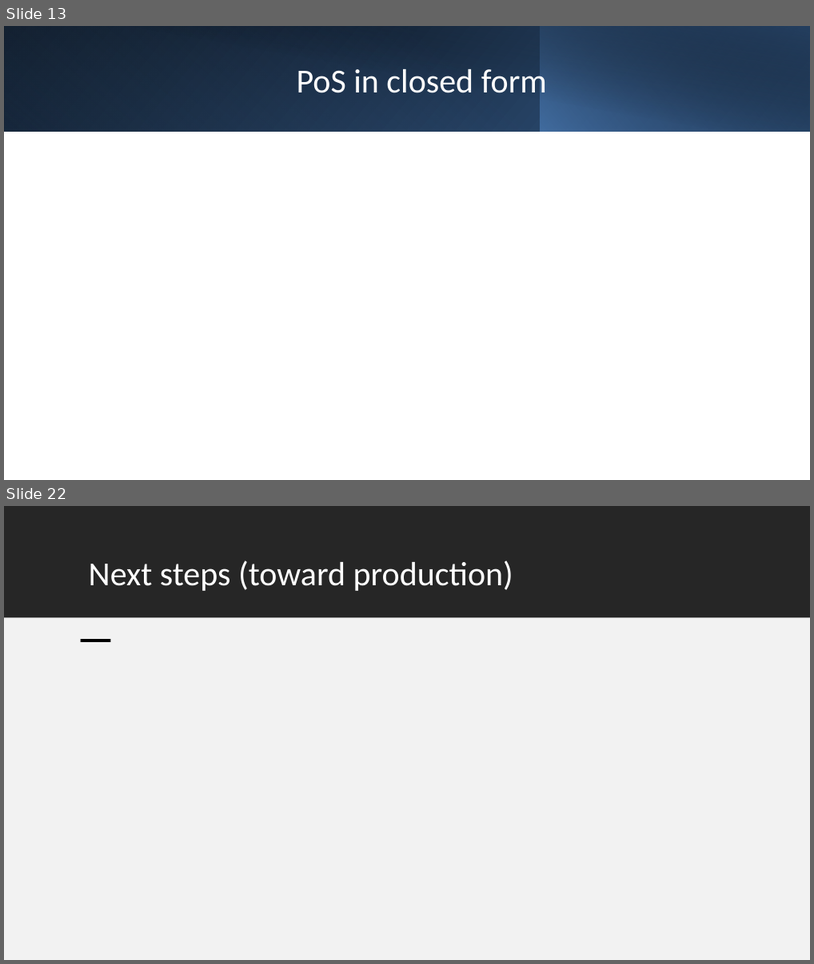
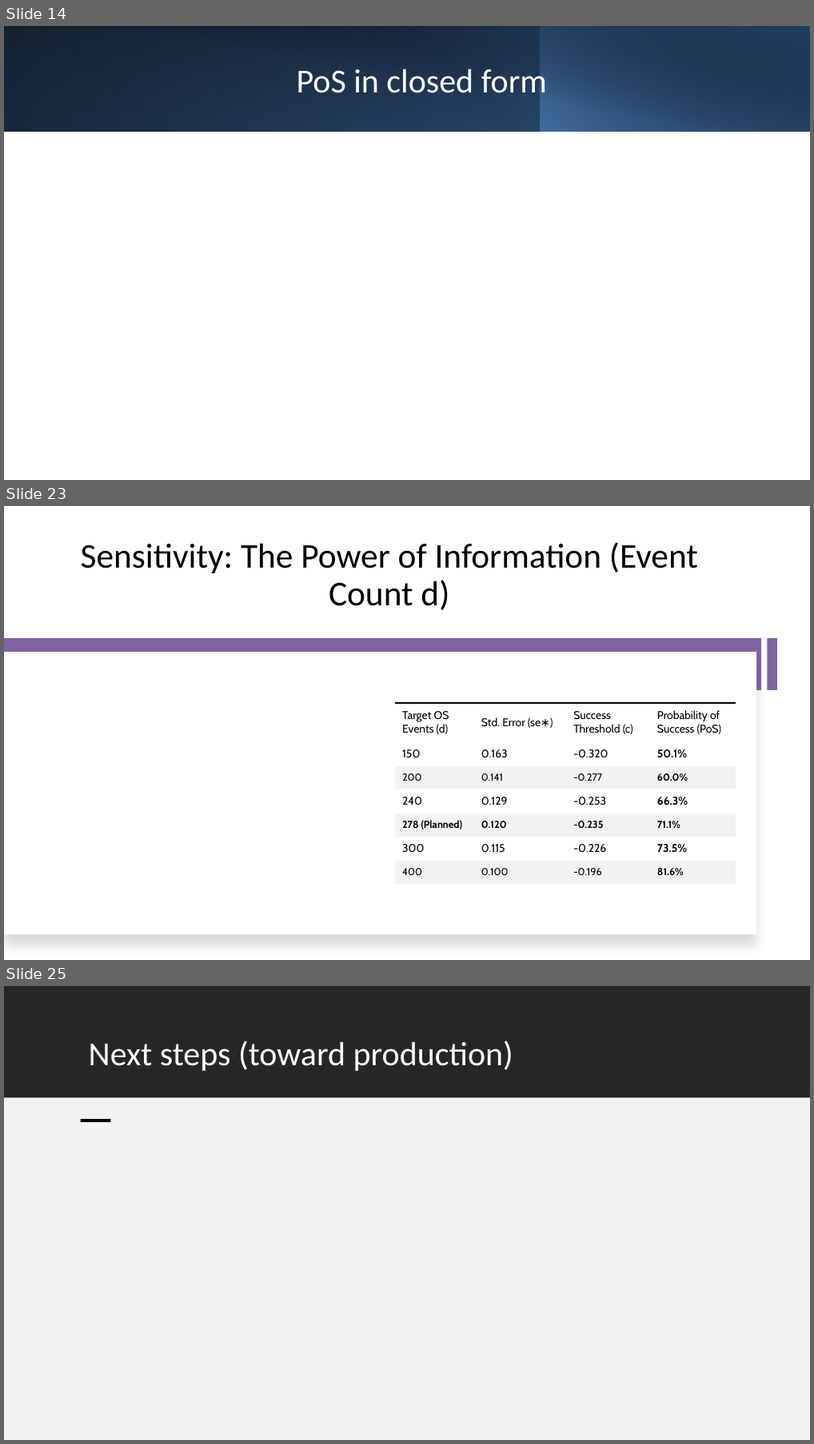
Before and after one commit to JinjieChen19/POS-simulation, a slide deck: PoS draft.pptx. Shown one above the other, each under a label of ours: slides 13 and 22 before the commit, slides 14, 23 and 25 after it; the slides between them are not shown. The pictures are 814x964 and 814x1444 pixels, drawn with LibreOffice and Linux fonts; fonts in the diff are those of the drawing; grey boxes stand for pictures. Boxes give left, top, right and bottom in pixels: in the first picture for what was removed or moved away, otherwise in the second. Text is boxed around its words. In the diff, an @@ line names an element or a change of style, - is before the commit and + after.

```diff
--- a/PoS draft.pptx
+++ b/PoS draft.pptx
@@ slide 23 added at (4, 506, 810, 960), background #FFFFFF @@
@@ title added at (81, 542, 698, 610), 31 pt, text #000000 @@
+Sensitivity: The Power of Information (Event Count d)
@@ rectangle added at (4, 638, 762, 690), fill #8064A2 @@
@@ rectangle added at (768, 638, 778, 690), fill #8064A2 @@
@@ rectangle added at (4, 652, 757, 934), fill #FFFFFF @@
@@ table added at (395, 703, 735, 884), 7 rows, 4 columns @@
+Target OS Events (d) | Std. Error (se∗) | Success Threshold (c) | Probability of Success (PoS)
+150 | 0.163 | -0.320 | 50.1%
+200 | 0.141 | -0.277 | 60.0%
+240 | 0.129 | -0.253 | 66.3%
+278 (Planned) | 0.120 | -0.235 | 71.1%
+300 | 0.115 | -0.226 | 73.5%
+400 | 0.100 | -0.196 | 81.6%
@@ what was slide 13 is now slide 14 @@
@@ what was slide 22 is now slide 25 @@
```
Also in this commit, not shown: 7 slides changed, 6 other slides added, 1 slide removed, 1 other file.
